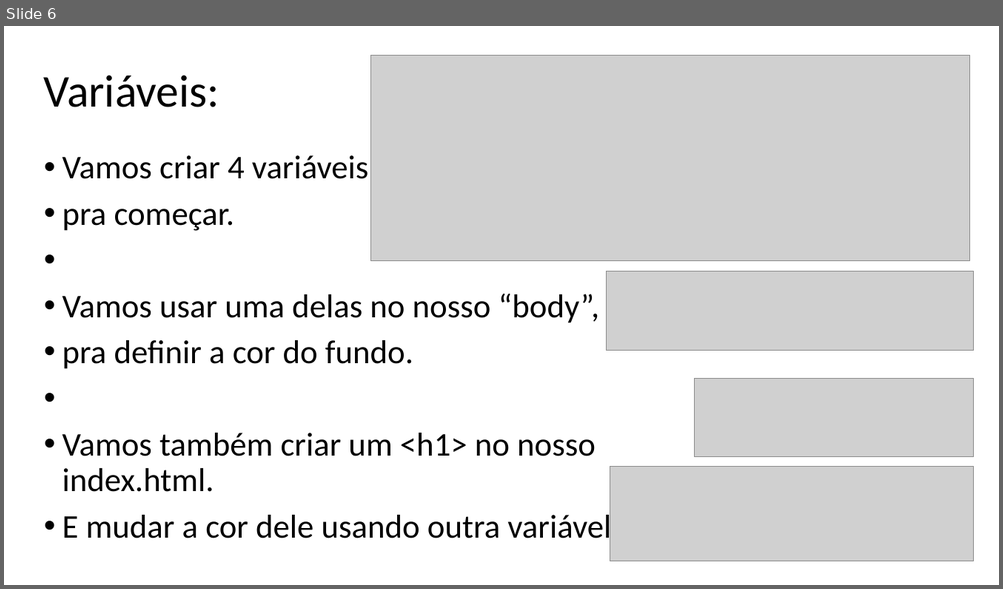
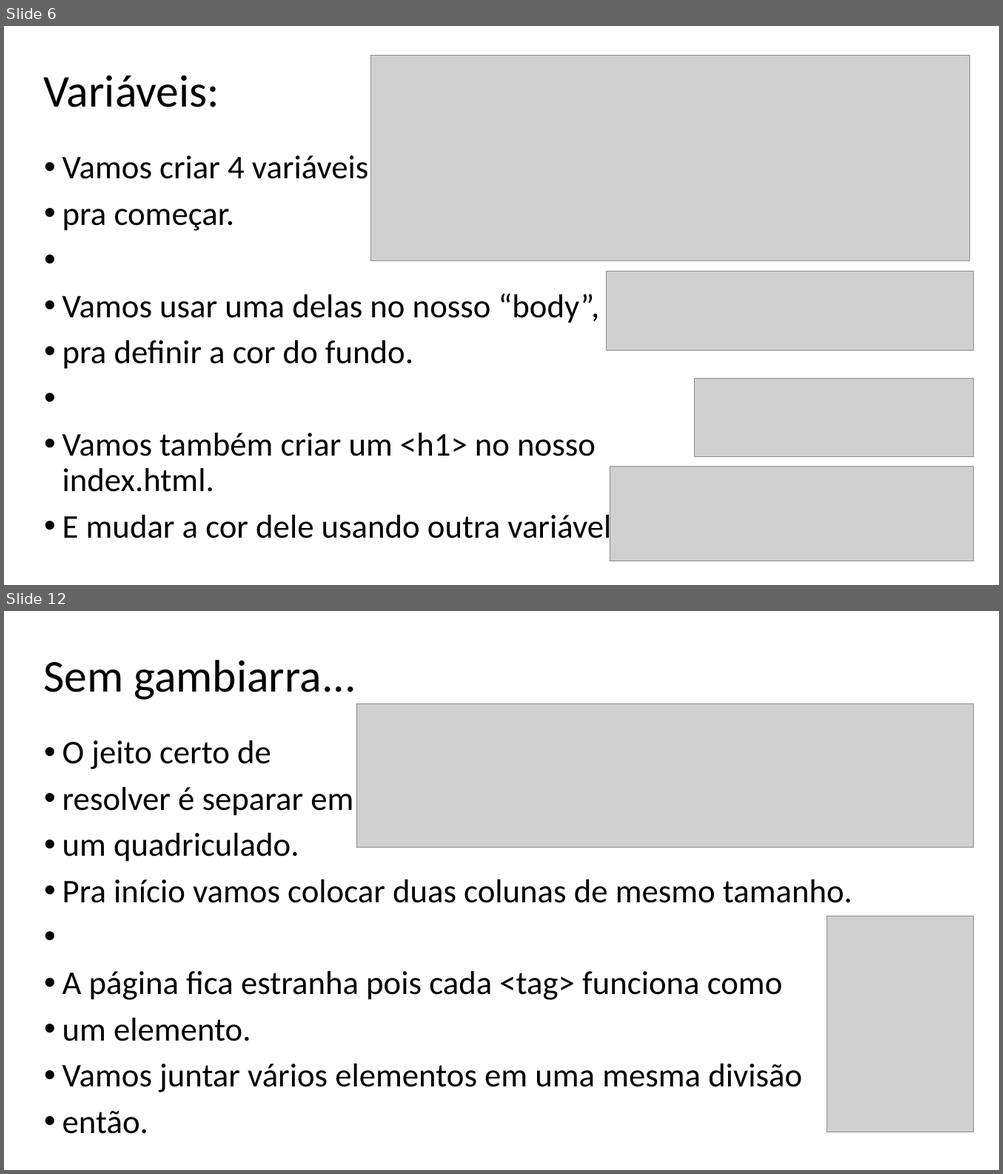
Before and after one commit to Ruan-Sanj1/Streaming, a slide deck: Steaming/H- Aula 1 (Streaming).pptx. Shown one above the other, each under a label of ours: slide 6 before the commit, slides 6 and 12 after it; the slides between them are not shown. The pictures are 1003x589 and 1003x1174 pixels, drawn with LibreOffice and Linux fonts; fonts in the diff are those of the drawing; grey boxes stand for pictures. Boxes give left, top, right and bottom in pixels: in the first picture for what was removed or moved away, otherwise in the second. Text is boxed around its words. In the diff, an @@ line names an element or a change of style, - is before the commit and + after.

```diff
--- a/Steaming/H- Aula 1 (Streaming).pptx
+++ b/Steaming/H- Aula 1 (Streaming).pptx
@@ slide 12 added at bbox=[4, 611, 999, 1170], background #FFFFFF @@
@@ text added at bbox=[43, 660, 356, 700], 44 pt, text #000000 @@
+Sem gambiarra...
@@ picture added at bbox=[356, 703, 973, 848] @@
@@ text added at bbox=[62, 741, 852, 1134], 32 pt, text #000000 @@
+• O jeito certo de
+• resolver é separar em
+• um quadriculado.
+• Pra início vamos colocar duas colunas de mesmo tamanho.
+• A página fica estranha pois cada <tag> funciona como
+• um elemento.
+• Vamos juntar vários elementos em uma mesma divisão
+• então.
@@ picture added at bbox=[826, 917, 973, 1133] @@
```
Also in this commit, not shown: 6 other slides changed, 9 other slides added, 11 slides removed.
